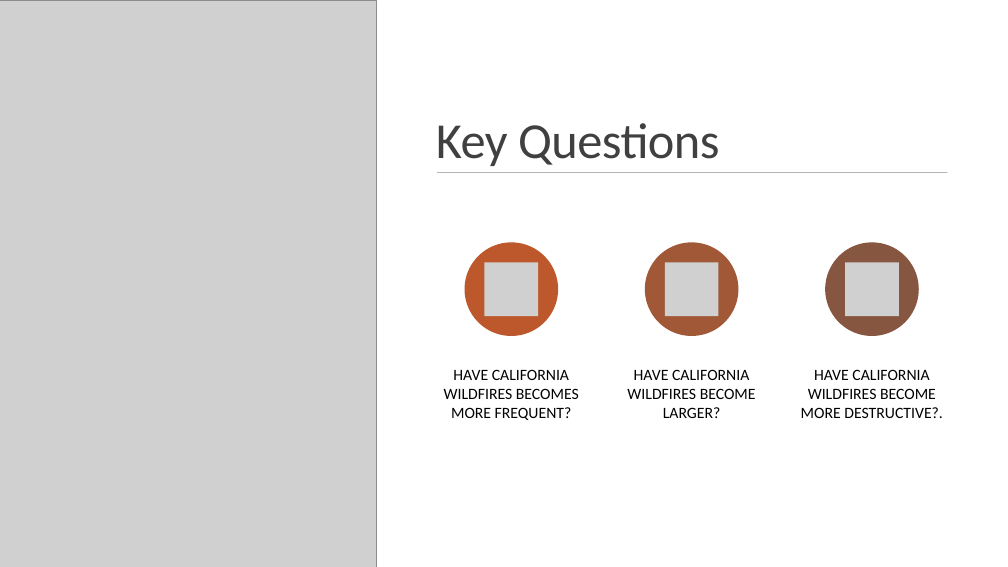
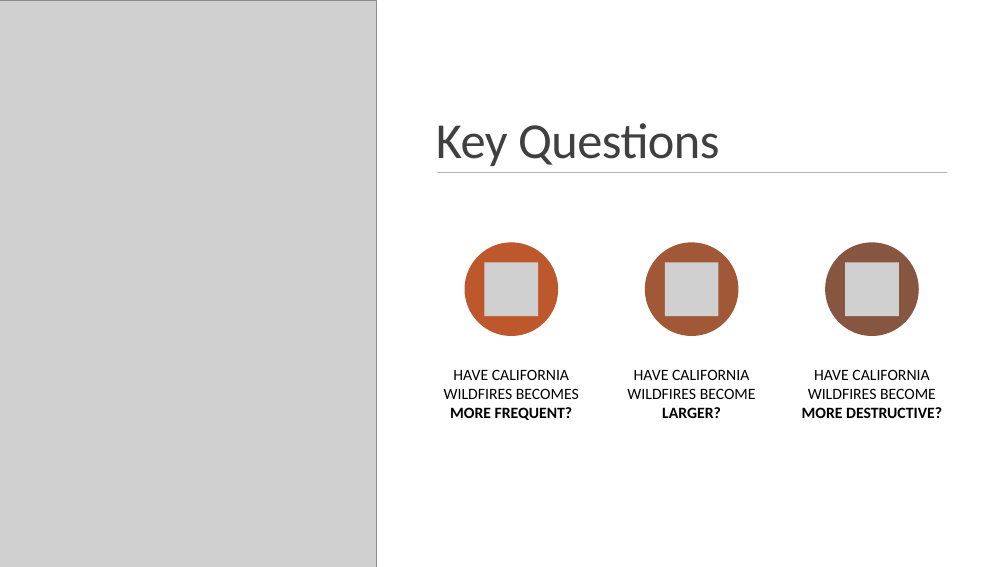
Before and after one commit to MThorpester/California-Wildfires, a slide deck: slide 2 of Margaret/Project Docs/CA Wildfire Dashboard Pres.pptx. Drawn at 1008x567 pixels with LibreOffice and Linux fonts; fonts in the diff are those of the drawing; grey boxes stand for pictures. Boxes give left, top, right and bottom in pixels: in the first picture for what was removed or moved away, otherwise in the second. Text is boxed around its words. In the diff, an @@ line names an element or a change of style, - is before the commit and + after.

```diff
--- a/Margaret/Project Docs/CA Wildfire Dashboard Pres.pptx
+++ b/Margaret/Project Docs/CA Wildfire Dashboard Pres.pptx
@@ text "HAVE CALIFORNIA WILDFIRES BECOMES MORE ..." at (x1=444, y1=369, x2=579, y2=420): bold on in "MORE FREQUENT?" @@
@@ text "HAVE CALIFORNIA WILDFIRES BECOME LARGER?" at (x1=627, y1=369, x2=756, y2=418): bold on in "LARGER?" @@
@@ text at (x1=802, y1=369, x2=942, y2=418): text changed @@
-HAVE CALIFORNIA WILDFIRES BECOME MORE DESTRUCTIVE?.
+HAVE CALIFORNIA WILDFIRES BECOME MORE DESTRUCTIVE?
```
Also in this commit, not shown: 8 other slides changed, 1 slide removed, 8 other files.
